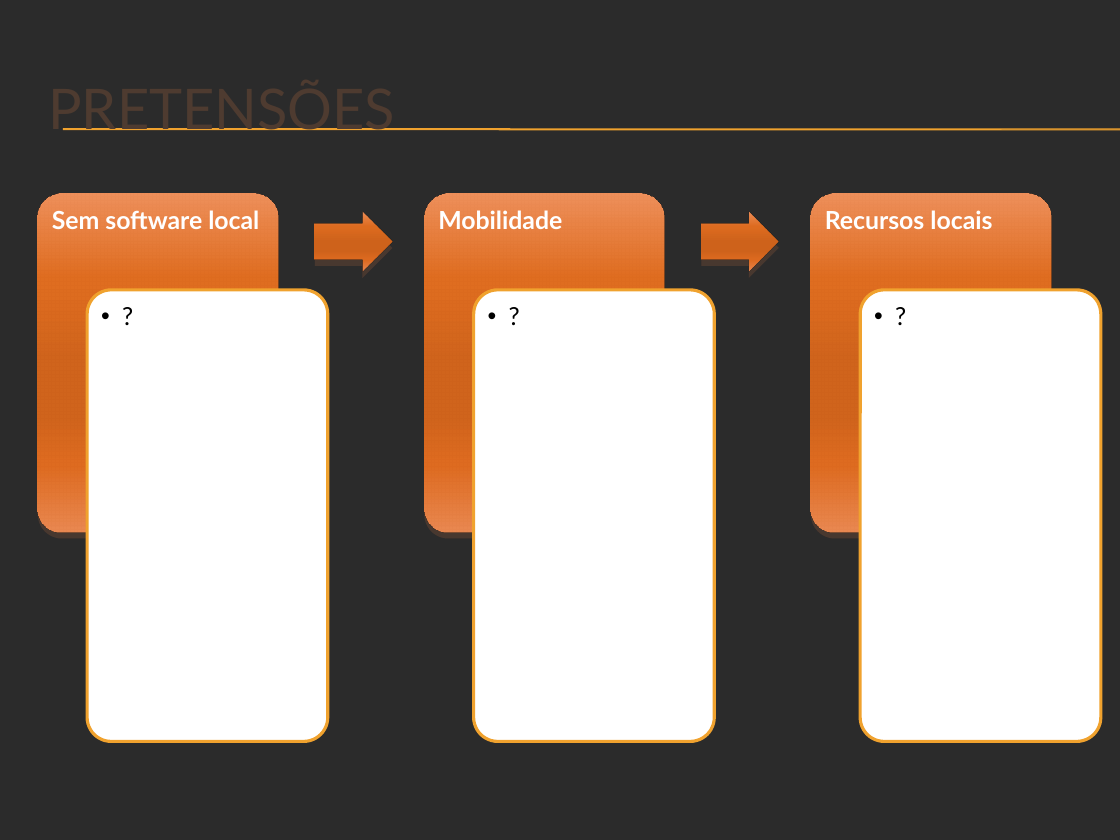
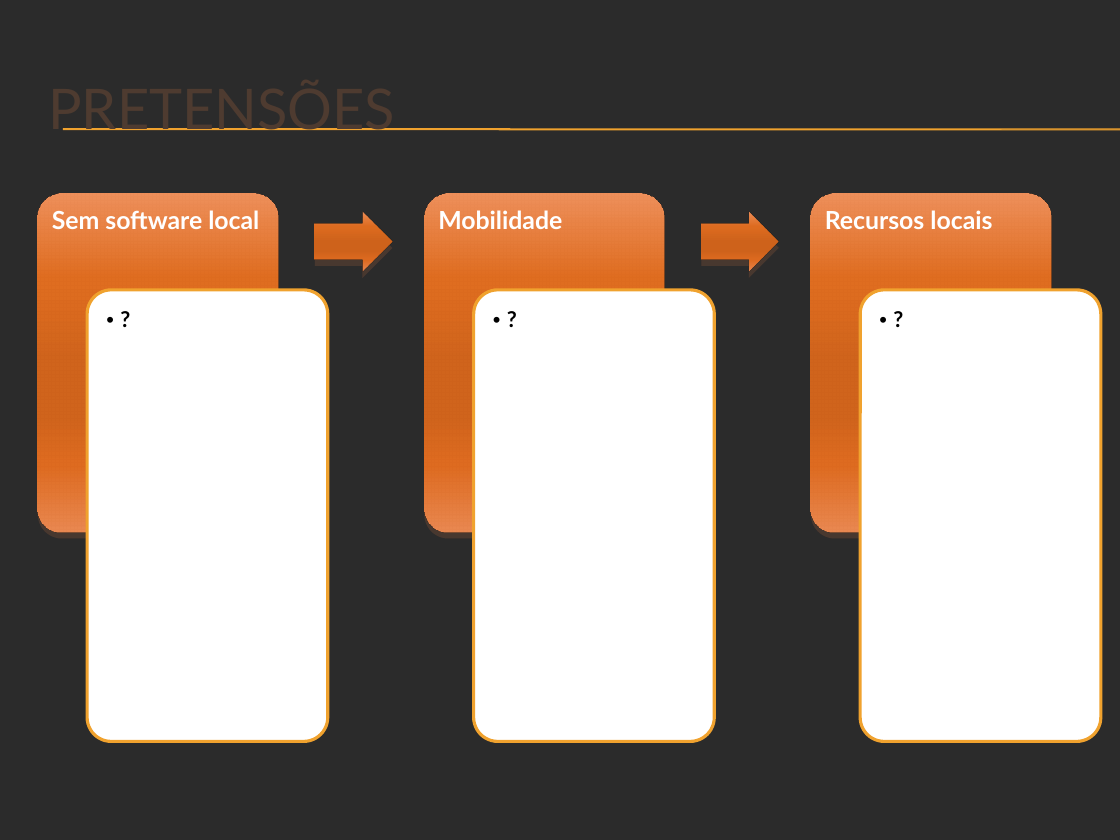
Before and after one commit to Neimarmg/Open_source, a slide deck: slide 3 of SAS/Planejamento/Docs/#3 - Apresentação do projeto.pptx. Drawn at 1120x840 pixels with LibreOffice and Linux fonts; fonts in the diff are those of the drawing; background and template pictures are left out; a plain dark background stands for a picture behind light text. Boxes give left, top, right and bottom in pixels: in the first picture for what was removed or moved away, otherwise in the second. Text is boxed around its words. In the diff, an @@ line names an element or a change of style, - is before the commit and + after.

```diff
--- a/SAS/Planejamento/Docs/#3 - Apresentação do projeto.pptx
+++ b/SAS/Planejamento/Docs/#3 - Apresentação do projeto.pptx
@@ text "?": place and size @@
-text "?" at [87, 290, 328, 741]
+text "?" at [94, 297, 320, 735]
@@ size 16 to 14 pt, bold on; indent changed in 3 elements at [867, 297, 1093, 735], [94, 297, 320, 735], [480, 297, 707, 735] @@
@@ text "?": place and size @@
-text "?" at [474, 290, 715, 741]
+text "?" at [480, 297, 707, 735]
@@ text "?": place and size @@
-text "?" at [860, 290, 1101, 741]
+text "?" at [867, 297, 1093, 735]
```
Also in this commit, not shown: 5 other slides changed.
